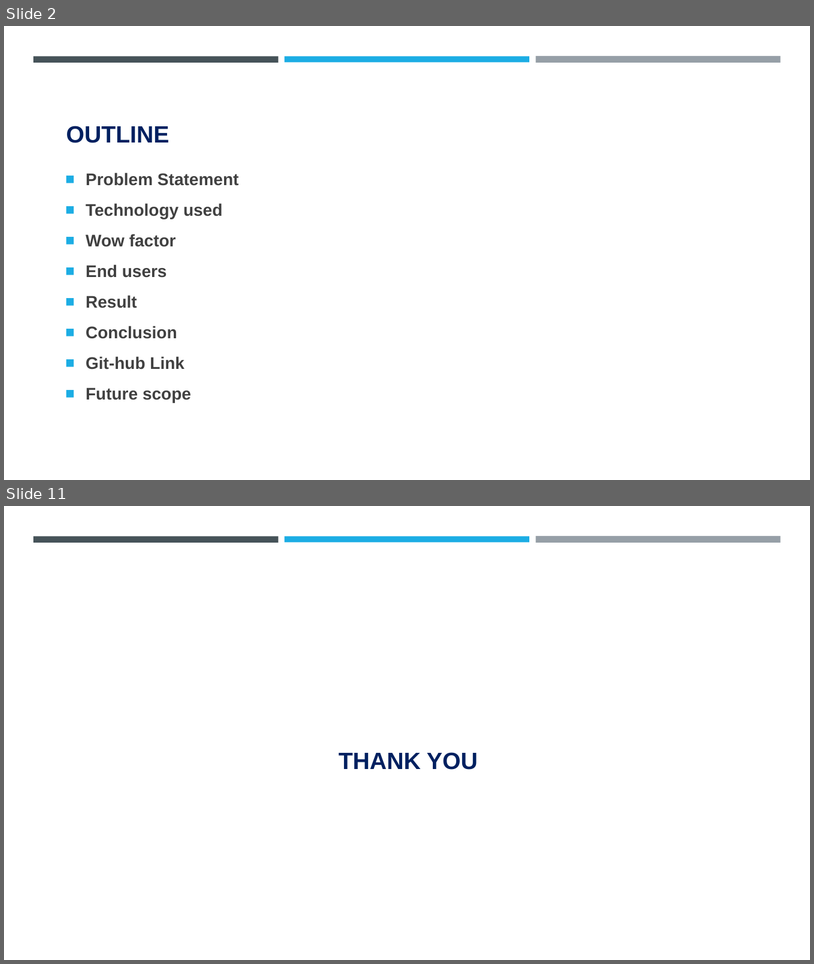
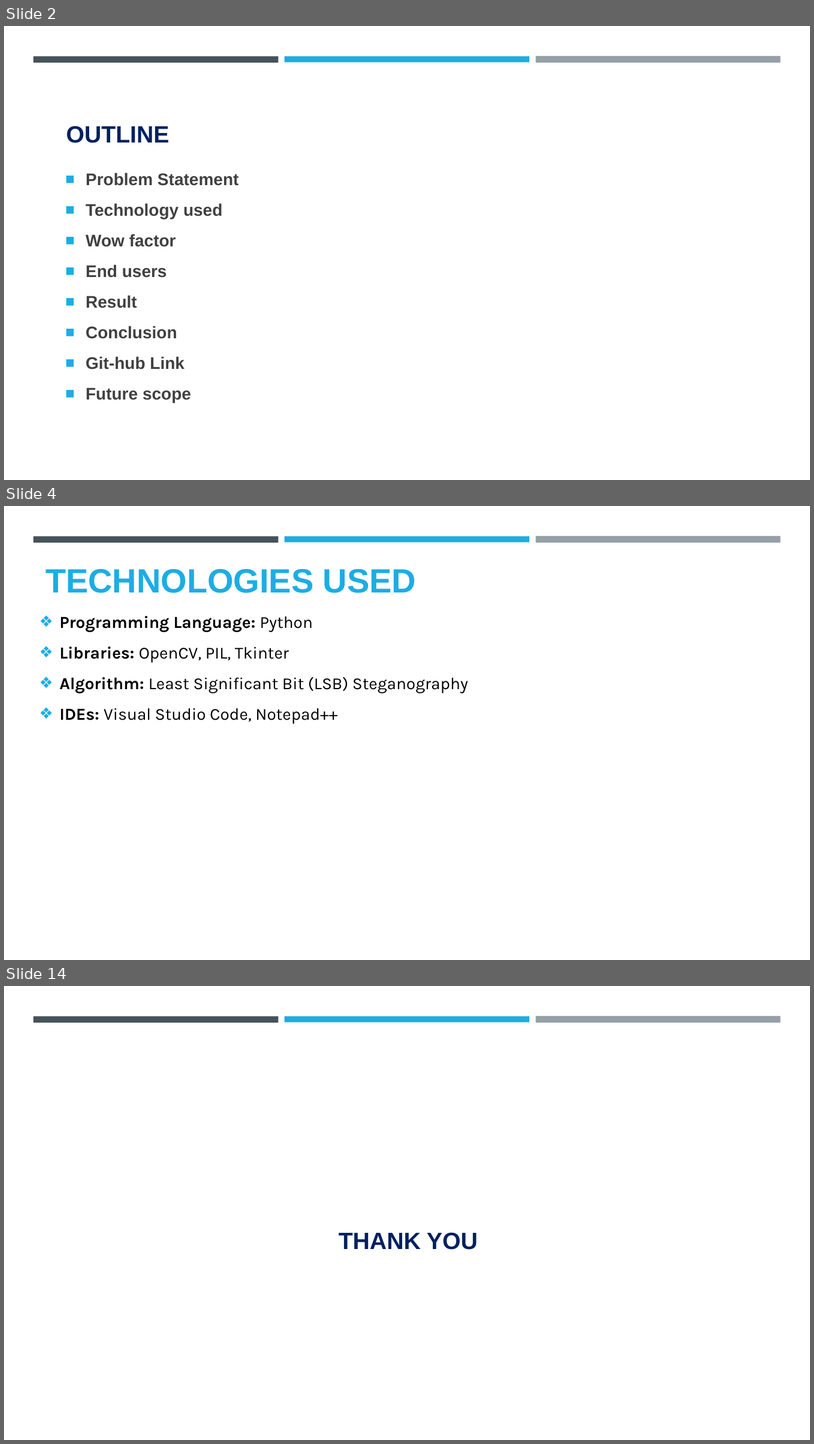
Before and after one commit to AniketDohale/Steganography, a slide deck: AICTE PPT Template.pptx. Shown one above the other, each under a label of ours: slides 2 and 11 before the commit, slides 2, 4 and 14 after it; the slides between them are not shown. The pictures are 814x964 and 814x1444 pixels, drawn with LibreOffice and Linux fonts; fonts in the diff are those of the drawing; background and template pictures are left out. Boxes give left, top, right and bottom in pixels: in the first picture for what was removed or moved away, otherwise in the second. Text is boxed around its words. In the diff, an @@ line names an element or a change of style, - is before the commit and + after.

```diff
--- a/AICTE PPT Template.pptx
+++ b/AICTE PPT Template.pptx
@@ slide 4 added at [4, 506, 810, 960], background #FFFFFF; not listed: 3 template elements that a slide beside it also shows @@
@@ text added at [45, 569, 416, 593], 40 pt, text #1CADE4, bold @@
+TECHNOLOGIES USED
@@ text added at [60, 616, 468, 724], 20 pt, text #000000 @@
+❖ Programming Language: Python
+❖ Libraries: OpenCV, PIL, Tkinter
+❖ Algorithm: Least Significant Bit (LSB) Steganography
+❖ IDEs: Visual Studio Code, Notepad++
@@ what was slide 11 is now slide 14 @@
```
Also in this commit, not shown: 1 slide changed, 9 other slides added, 7 slides removed, 5 other files.
